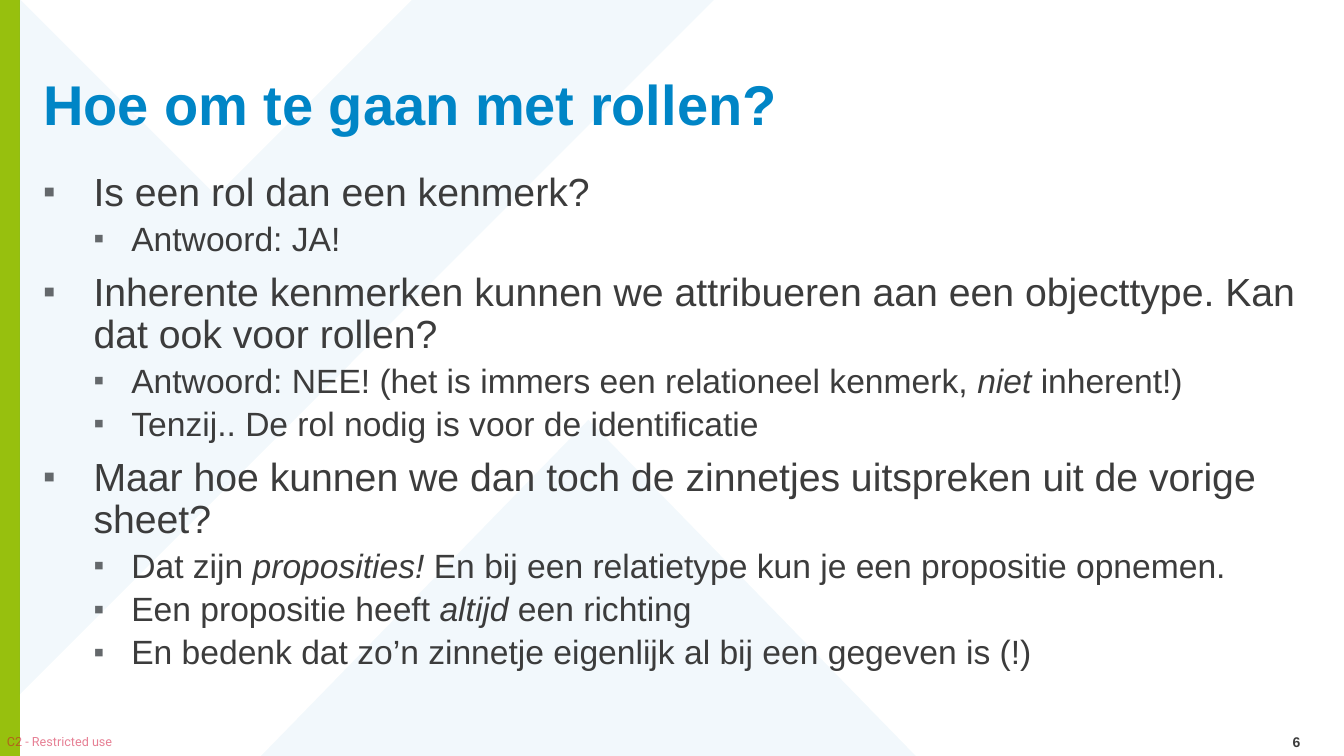
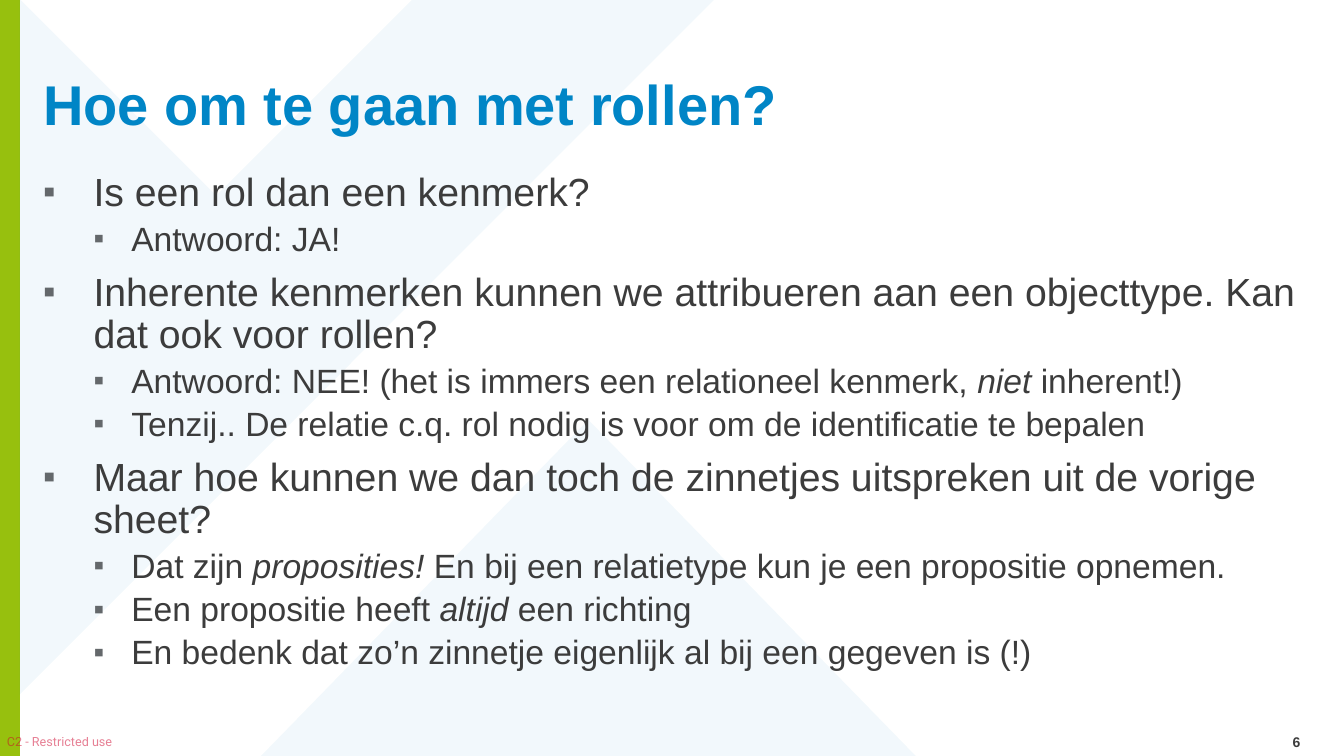
Before and after one commit to Geonovum/mim-metamodel, a slide deck: slide 6 of werkomgeving/presentaties/20251114-MIM relaties.pptx. Drawn at 1344x756 pixels with LibreOffice and Linux fonts; fonts in the diff are those of the drawing; background and template pictures are left out. Boxes give left, top, right and bottom in pixels: in the first picture for what was removed or moved away, otherwise in the second. Text is boxed around its words. In the diff, an @@ line names an element or a change of style, - is before the commit and + after.

Commit message:
Kleine update n.a.v. discussie over rollen en identificatoren

```diff
--- a/werkomgeving/presentaties/20251114-MIM relaties.pptx
+++ b/werkomgeving/presentaties/20251114-MIM relaties.pptx
@@ text at bbox=[131, 411, 1146, 443]: text changed @@
-  ▪ Tenzij.. De rol nodig is voor de identificatie
+  ▪ Tenzij.. De relatie c.q. rol nodig is voor om de identificatie te bepalen
```
Also in this commit, not shown: 2 other slides changed.
